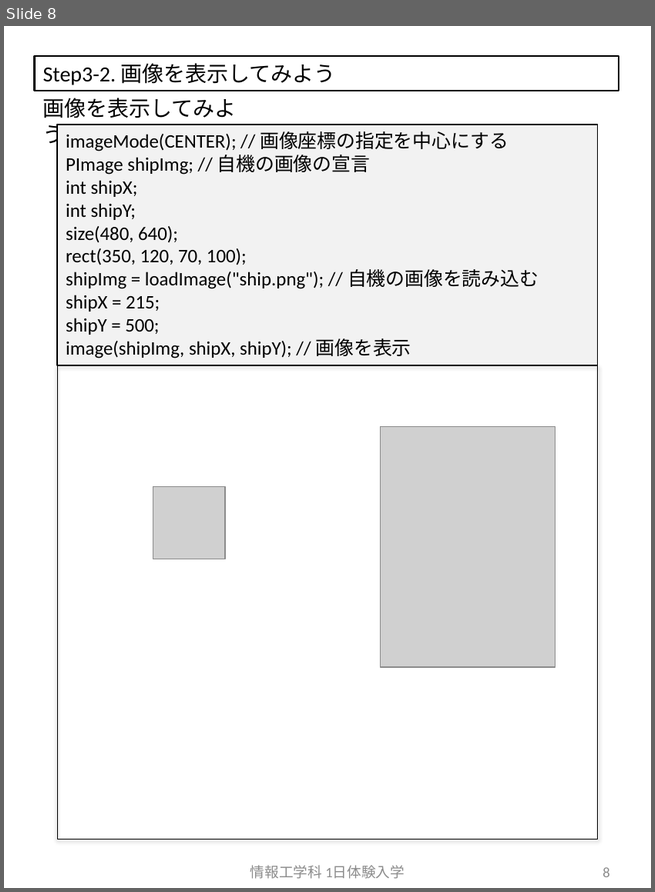
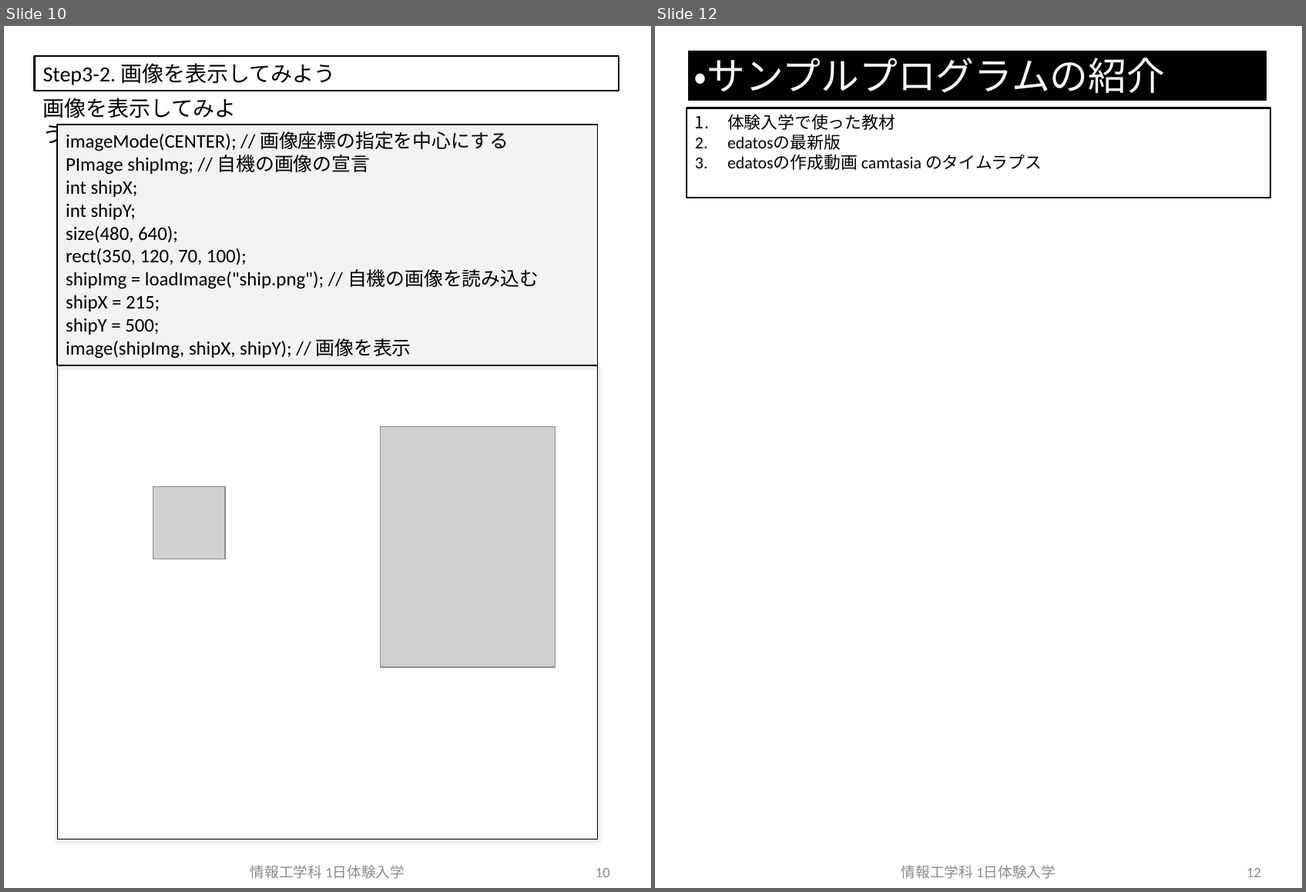
Before and after one commit to crotsu/ShootingGame_Taiken, a slide deck: Document/body.pptx. Shown side by side, each under a label of ours: slide 8 before the commit, slides 10 and 12 after it; the slides between them are not shown. The pictures are 655x892 and 1306x892 pixels, drawn with LibreOffice and Linux fonts; fonts in the diff are those of the drawing; grey boxes stand for pictures. Boxes give left, top, right and bottom in pixels: in the first picture for what was removed or moved away, otherwise in the second. Text is boxed around its words. In the diff, an @@ line names an element or a change of style, - is before the commit and + after.

```diff
--- a/Document/body.pptx
+++ b/Document/body.pptx
@@ slide 12 added at bbox=[655, 26, 1302, 888], background #FFFFFF @@
@@ rectangle added at bbox=[685, 48, 1269, 103], fill #000000, outline #FFFFFF 4.5 pt, 32 pt, text #FFFFFF @@
+・サンプルプログラムの紹介
@@ rectangle added at bbox=[687, 108, 1271, 198], outline #000000 1.5 pt, 14 pt, text #000000 @@
+1. 体験入学で使った教材
+2. edatosの最新版
+3. edatosの作成動画 camtasia のタイムラプス
@@ text added at bbox=[901, 865, 1055, 879], 12 pt, text #8C8C8C @@
+情報工学科 1日体験入学
@@ page number added at bbox=[1246, 868, 1261, 878], 12 pt, text #8C8C8C @@
+12
@@ what was slide 8 is now slide 10 @@
@@ page number at bbox=[595, 868, 610, 878]: text changed @@
-8
+10
```
Also in this commit, not shown: 6 slides changed, 4 other slides added, 9 other files.
